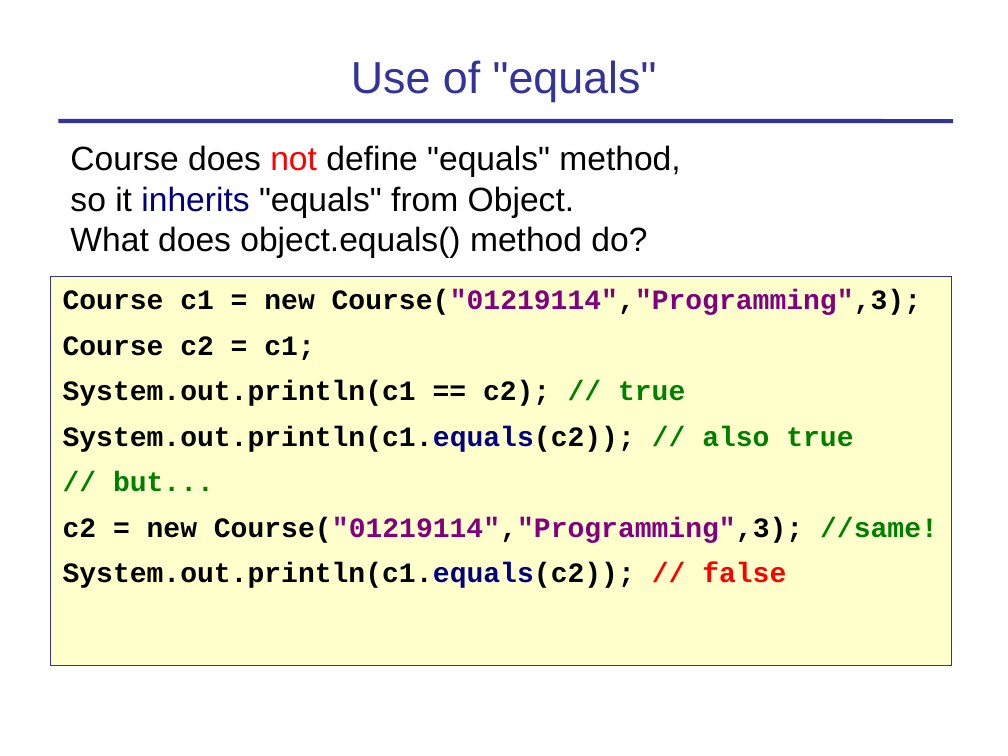
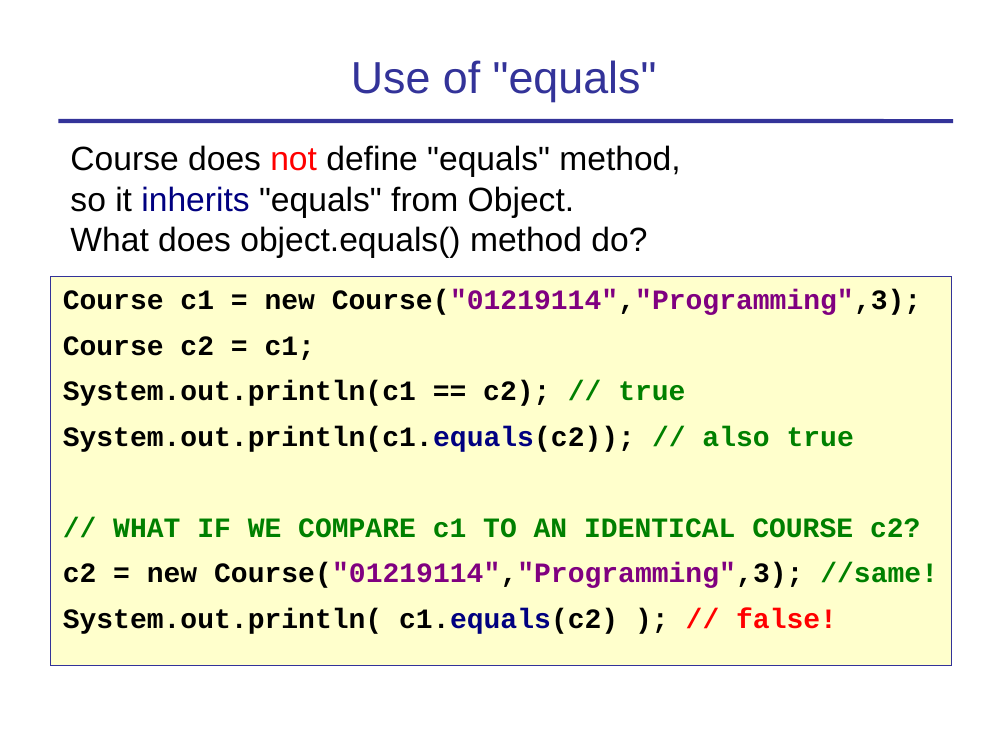
Before and after one commit to cpske/programming1, a slide deck: slide 6 of objects/7-Fundamental-Methods.ppt. Drawn at 1008x756 pixels with LibreOffice and Linux fonts; fonts in the diff are those of the drawing. Boxes give left, top, right and bottom in pixels: in the first picture for what was removed or moved away, otherwise in the second. Text is boxed around its words. In the diff, an @@ line names an element or a change of style, - is before the commit and + after.

```diff
--- a/objects/7-Fundamental-Methods.ppt
+++ b/objects/7-Fundamental-Methods.ppt
@@ text at box(113, 518, 920, 538): text changed @@
-// but...
+// WHAT IF WE COMPARE c1 TO AN IDENTICAL COURSE c2?
@@ text at box(63, 608, 837, 634): text changed @@
-System.out.println(c1.equals(c2)); // false
+System.out.println( c1.equals(c2) ); // false!
```
Also in this commit, not shown: 7 other slides changed, 7 other files.
